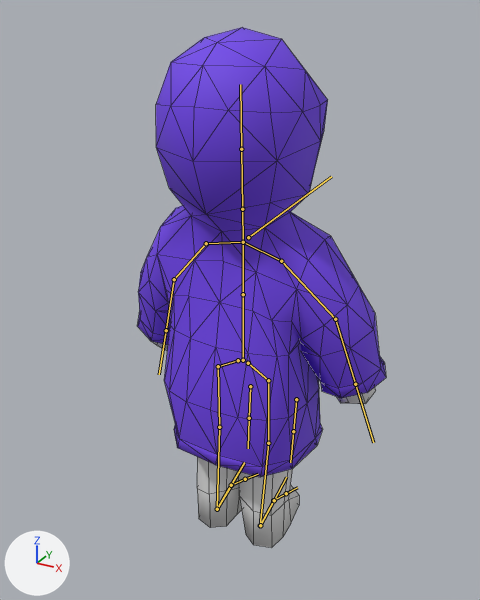
Before and after pictures for a commit that changed the FBX model Assets/Resources/Animations/allActions.fbx.
Both versions are drawn from a camera (50 mm lens) standing at (5.3, -9.02, 10.02) and looking at (0.05, 0.52, 5.25). Arrows for +X, +Y and +Z are at lower left; the lights stay in place. Both versions are drawn at frame 81 of the action 'Armature|idle'; the numbers are the values there. The bones that bend it are drawn over the model as lines. Mesh edges are drawn as thin lines.

Names of what the first picture shows: 'Body', 'Hoodie'.
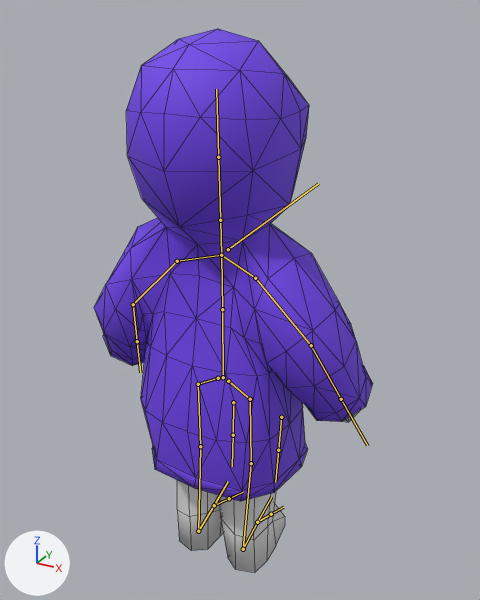
Commit message: adjust idle arms

The change in detail:
Bone 'root' (bone_root) moves from (0.0, 0.74, -0.06) to (0.0, 0.0, 0.0).
Bone 'shoulderBone.L' (bone_shoulderbone_l) turns from (0, 0, -11) to (-19, -4, -11) degrees about its own x, y and z.
Bone 'handBone.L' (bone_handbone_l) turns from (7, 13, -19) to (30, 3, -16) degrees about its own x, y and z.
Bone 'shoulderBone.R' (bone_shoulderbone_r) turns from (0, 0, 16) to (-14, 4, 15) degrees about its own x, y and z.
Bone 'handBone.R' (bone_handbone_r) turns from (8, -16, 21) to (27, -8, 18) degrees about its own x, y and z.

Location of each change, [x1, y1, x2, y2] in pixels of the pictures (480 x 600 px):
'Hoodie', posed (12% wider): before [137, 27, 386, 477]; after [94, 29, 373, 501]
'Body', posed: before [151, 341, 376, 548]; after [177, 411, 359, 573]
bone 'root', root to tip: before (248, 237) to (331, 176); after (228, 249) to (318, 183)
bone 'shoulderBone.L', root to tip: before (243, 242) to (206, 243); after (221, 255) to (177, 261)
bone 'handBone.L', root to tip: before (174, 279) to (166, 330); after (133, 304) to (137, 341)
bone 'shoulderBone.R', root to tip: before (243, 242) to (281, 261); after (221, 255) to (255, 278)
bone 'handBone.R', root to tip: before (335, 319) to (355, 384); after (311, 345) to (341, 399)
